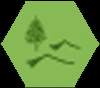
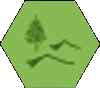
Before/after of a 100px x 88px layered artwork. What changed in the layer stack:
hid "Layer 0 copy 2" over <box>0,0,100,88</box>
